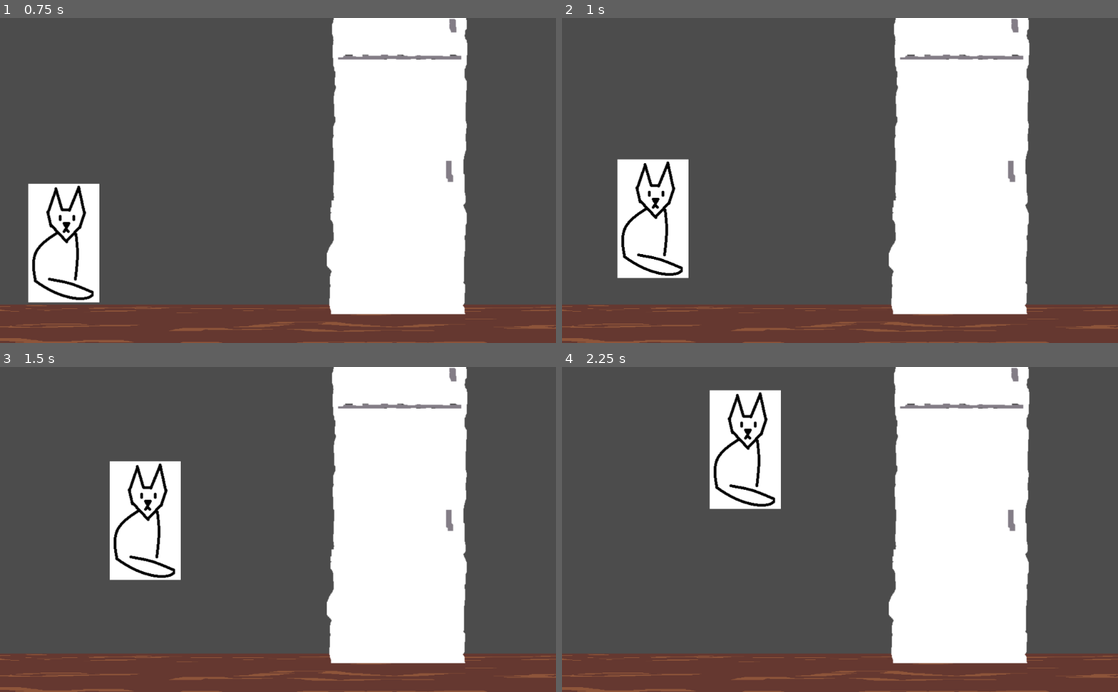
Above: before the commit, frames 1-4 (two rows, left to right).
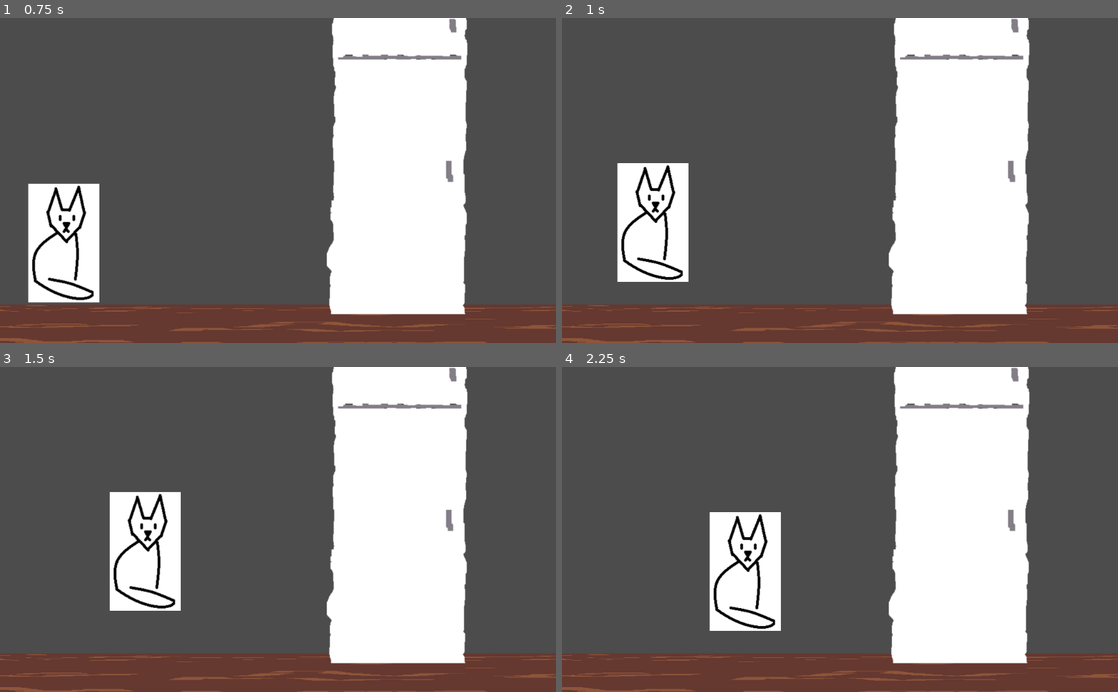
Above: after the commit, the same moments.

Repository: simonmnash/GGJ2019
Game: Godot game, scene res://House.tscn
Two runs of this game, one before a commit and one after it. Both use one fixed random seed, a clock stepped at 60 frames per second and the inputs below.
Inputs:
- Up to frame 1 (0.75 s): hold Right (ui_right) from 0.53 s (still down); tap Up (ui_up) at 0.6 s
- Up to frame 2 (1 s): keep holding Right (ui_right); tap Up (ui_up) at 0.77 s
- Up to frame 3 (1.5 s): keep holding Right (ui_right); tap Up (ui_up) at 1.07, 1.35 s
- Up to frame 4 (2.25 s): tap Up (ui_up) at 1.52, 1.82, 2.1 s; release Right (ui_right) at 2.03 s; hold Left (ui_left) from 2.03 s (still down)

Frame 1 is identical in both runs. In frame 2, 1.4% of the frame differs, in the area x 9-23%, y 43-82%; in frame 3, 3.4%; in frame 4, 9.3%, in the area x 26-40%, y 7-82%.

Commit message:
Jump Fix

Diff:
--- a/Characters/Cat.gd
+++ b/Characters/Cat.gd
@@ -16,7 +16,7 @@
 		velocity.x =  WALK_SPEED
 	else:
 		velocity.x = 0
-	if Input.is_action_just_pressed("ui_up"):
+	if is_on_floor() and Input.is_action_just_pressed("ui_up"):
 		velocity.y = -GRAVITY
 
 	# We don't need to multiply velocity by delta because MoveAndSlide already takes delta time into account.
--- a/House.tscn
+++ b/House.tscn
@@ -4,7 +4,7 @@
 [ext_resource path="res://Characters/Cat.tscn" type="PackedScene" id=2]
 [ext_resource path="res://House/Fridge.tscn" type="PackedScene" id=3]
 
-[node name="House" type="Node"]
+[node name="House" type="Node" index="0"]
 
 [node name="Floor" parent="." index="0" instance=ExtResource( 1 )]
 
